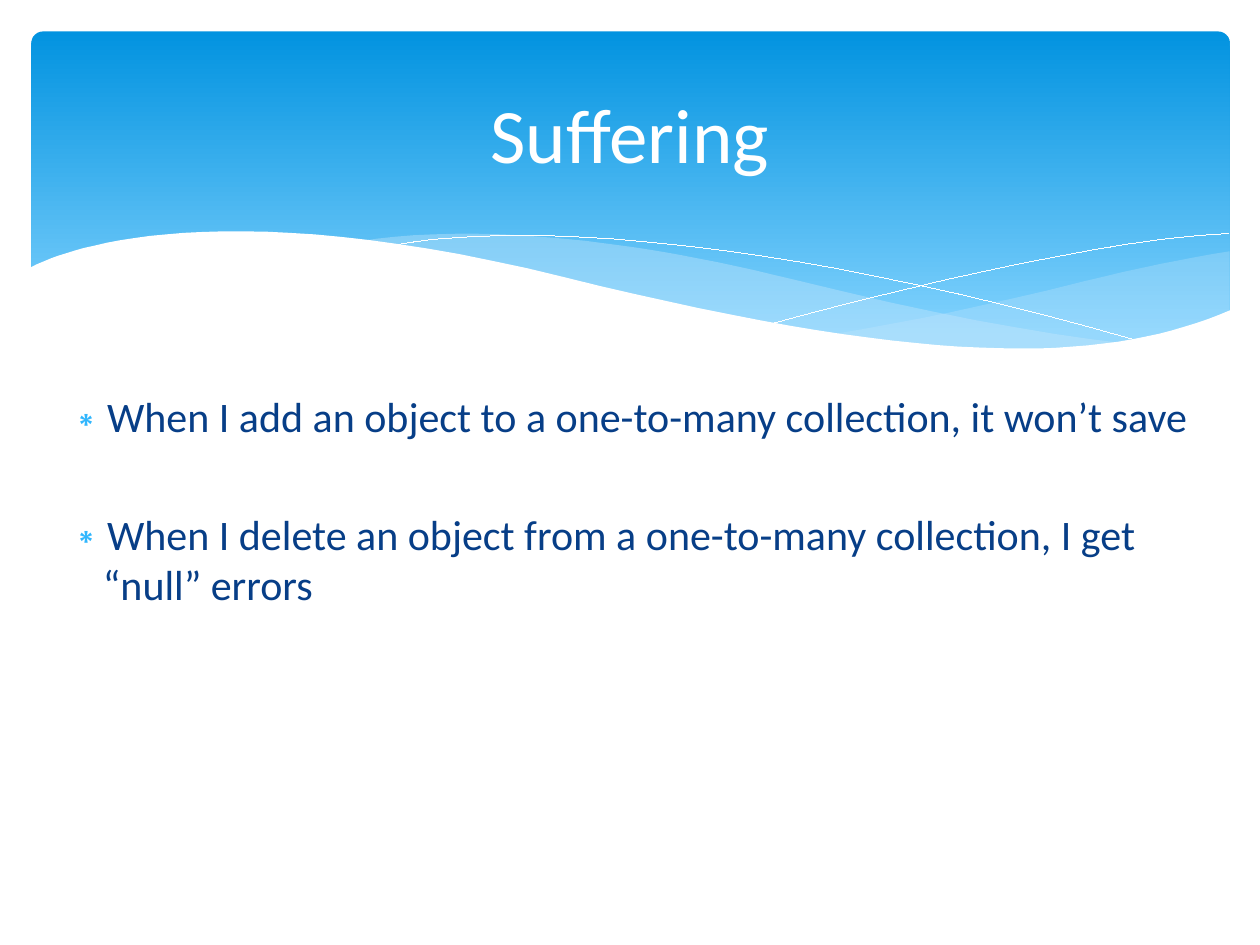
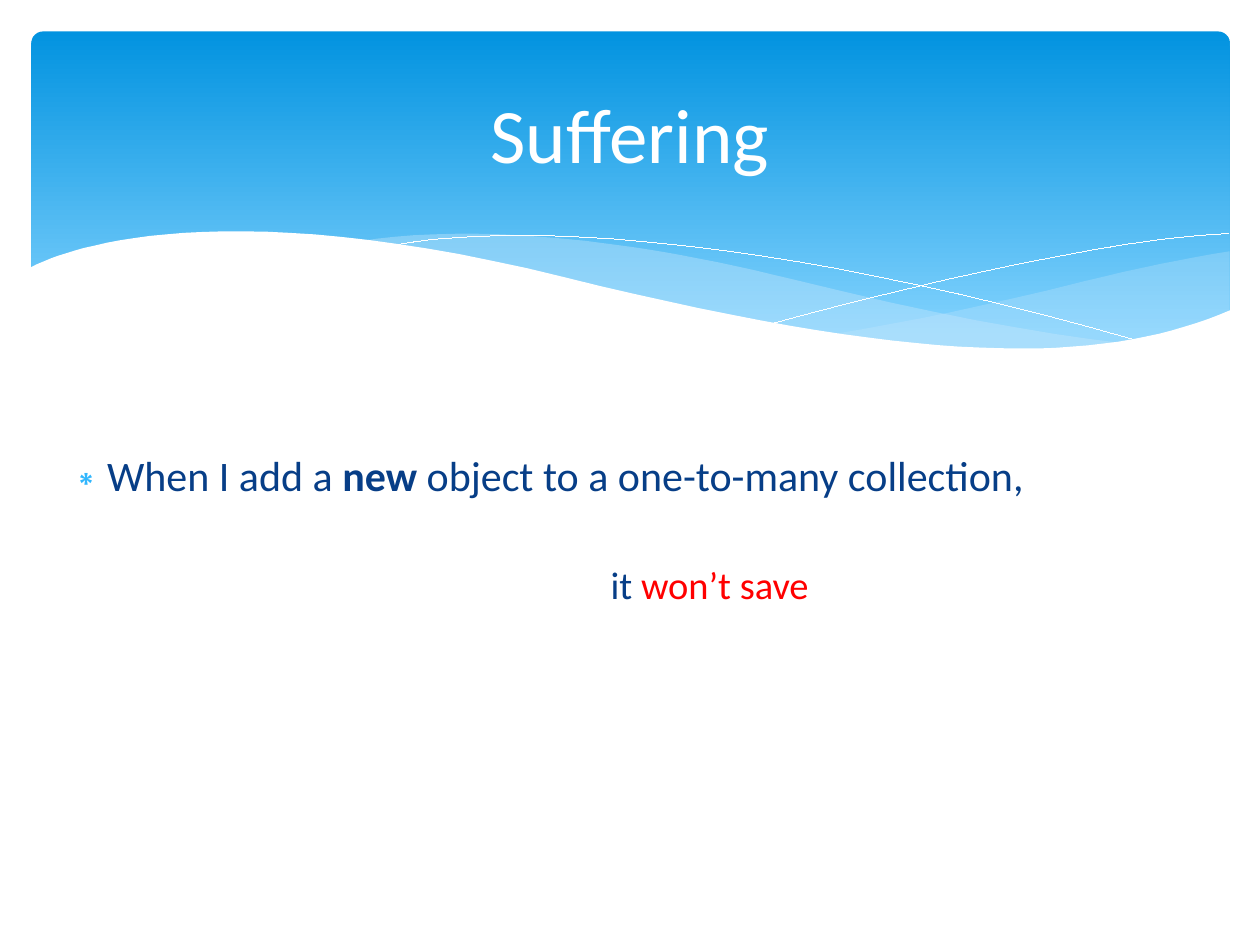
Before and after one commit to marcesher/mxunit-cfmeetups, a slide deck: slide 40 of CFObjective_ORMZen/preso/orm_zen.ppt.pptx (slide 34 before the commit). Drawn at 1260x945 pixels with LibreOffice and Linux fonts; fonts in the diff are those of the drawing. Boxes give left, top, right and bottom in pixels: in the first picture for what was removed or moved away, otherwise in the second. Text is boxed around its words. In the diff, an @@ line names an element or a change of style, - is before the commit and + after.

```diff
--- a/CFObjective_ORMZen/preso/orm_zen.ppt.pptx
+++ b/CFObjective_ORMZen/preso/orm_zen.ppt.pptx
@@ text at [107, 461, 1023, 600]: text changed @@
-∗ When I add an object to a one-to-many collection, it won’t save
-∗ When I delete an object from a one-to-many collection, I get “null” errors
+∗ When I add a new object to a one-to-many collection,
+  it won’t save
```
Also in this commit, not shown: 13 other slides changed, 1 slide added.
